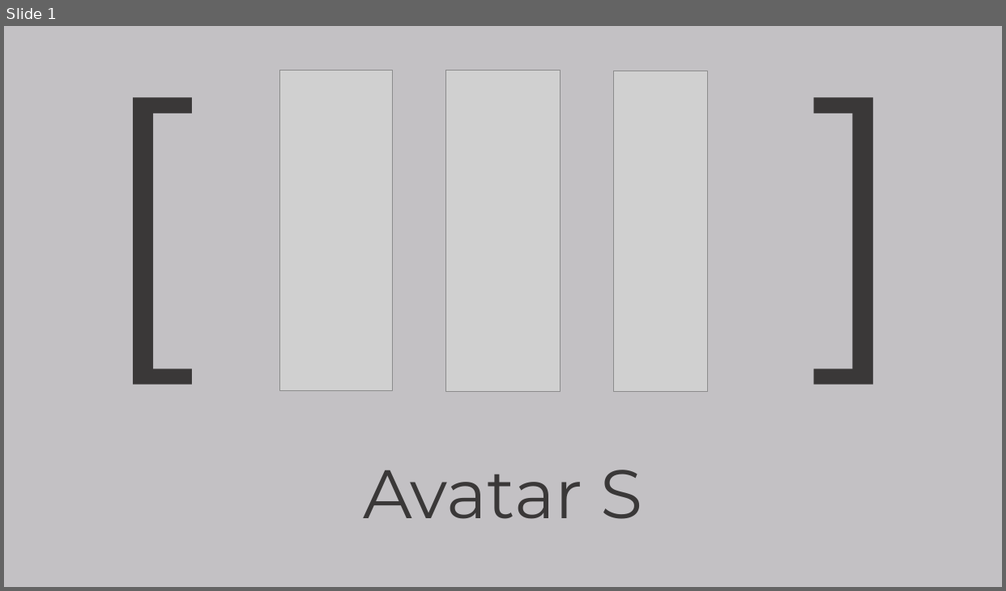
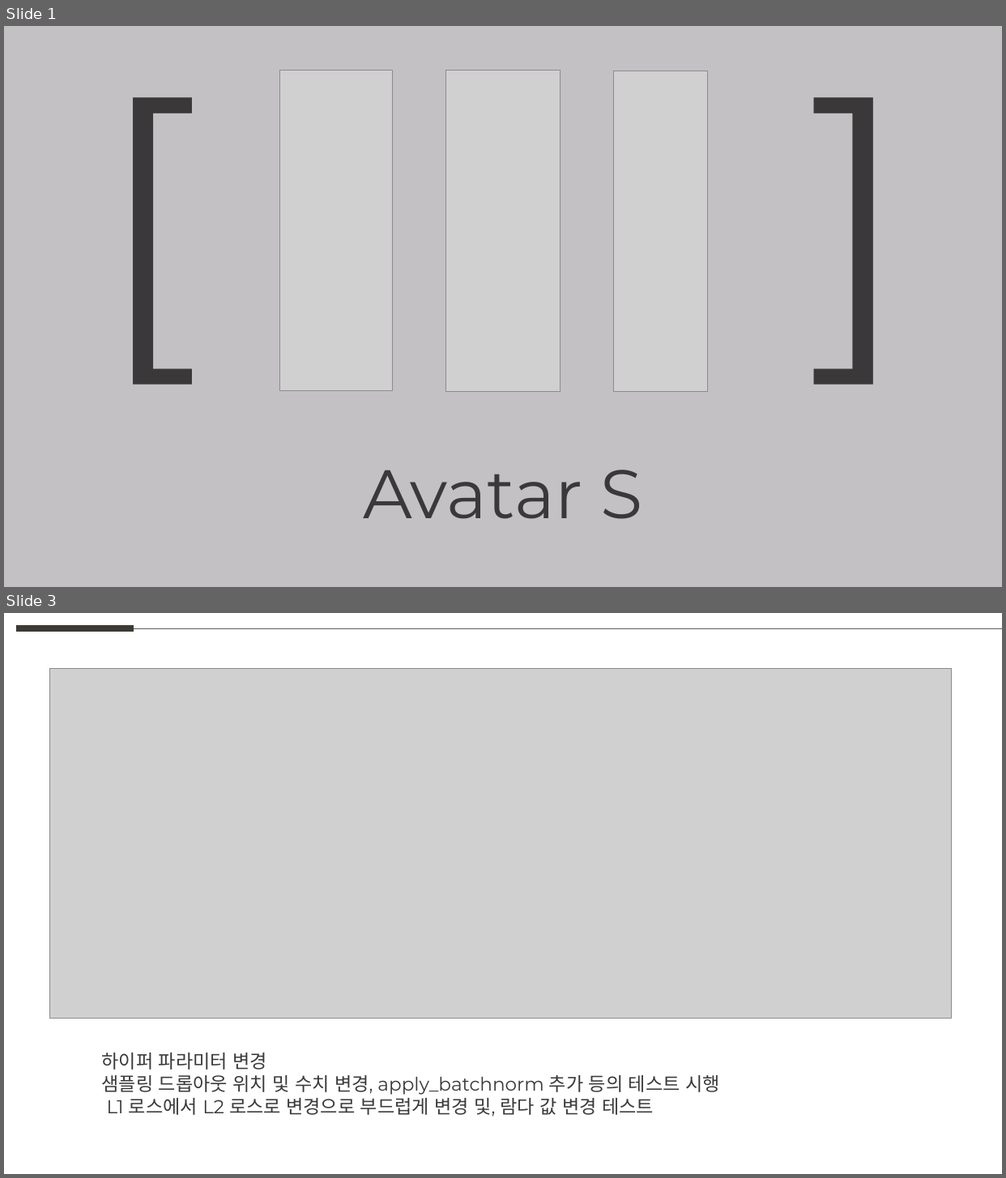
Before and after one commit to weaknessHero/Project_AvatarS, a slide deck: 발표자료/업데이트/LJHPPT.pptx. Shown one above the other, each under a label of ours: slide 1 before the commit, slides 1 and 3 after it; the slides between them are not shown. The pictures are 1006x591 and 1006x1178 pixels, drawn with LibreOffice and Linux fonts; fonts in the diff are those of the drawing; grey boxes stand for pictures. Boxes give left, top, right and bottom in pixels: in the first picture for what was removed or moved away, otherwise in the second. Text is boxed around its words. In the diff, an @@ line names an element or a change of style, - is before the commit and + after.

```diff
--- a/발표자료/업데이트/LJHPPT.pptx
+++ b/발표자료/업데이트/LJHPPT.pptx
@@ slide 3 added at (x1=4, y1=613, x2=1002, y2=1174), background #FFFFFF @@
@@ line added from (17, 628) to (134, 628), #3D3A35 6 pt @@
@@ line added from (134, 628) to (1002, 628), #5F5F5D 0.5 pt @@
@@ picture added at (x1=49, y1=668, x2=952, y2=1019) @@
@@ text added at (x1=102, y1=1053, x2=720, y2=1117), 18 pt, text #3A3838 @@
+하이퍼 파라미터 변경
+샘플링 드롭아웃 위치 및 수치 변경, apply_batchnorm 추가 등의 테스트 시행
+L1 로스에서 L2 로스로 변경으로 부드럽게 변경 및, 람다 값 변경 테스트
```
Also in this commit, not shown: 1 other slide added, 2 slides removed.
